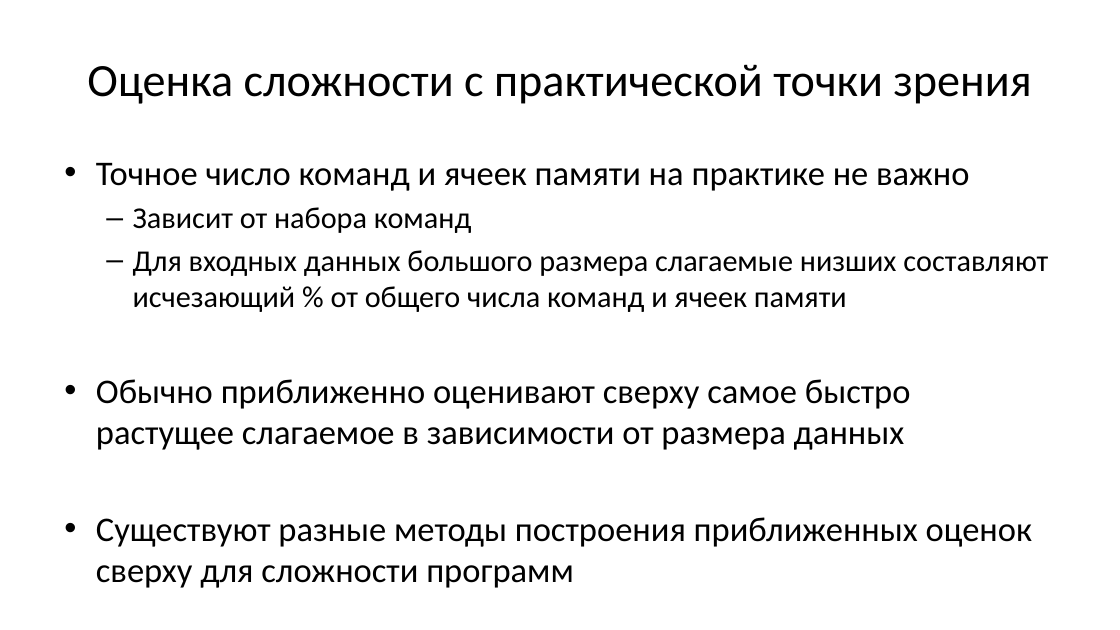
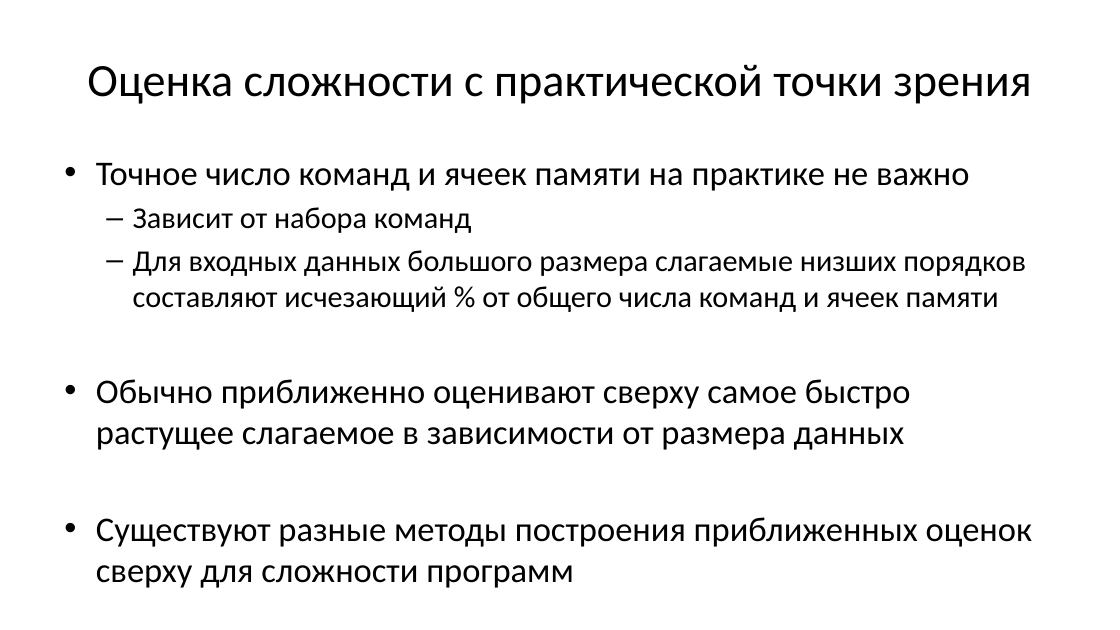
Before and after one commit to Evgueni-Petrov-aka-espetrov/Algorithms-and-Programming-in-C-pptx, a slide deck: slide 15 of 22 Оценка сложности вычислительных алгоритмов.pptx. Drawn at 1120x630 pixels with LibreOffice and Linux fonts; fonts in the diff are those of the drawing. Boxes give left, top, right and bottom in pixels: in the first picture for what was removed or moved away, otherwise in the second. Text is boxed around its words. In the diff, an @@ line names an element or a change of style, - is before the commit and + after.

```diff
--- a/22 Оценка сложности вычислительных алгоритмов.pptx
+++ b/22 Оценка сложности вычислительных алгоритмов.pptx
@@ text at (133, 250, 1026, 312): text changed @@
-  – Для входных данных большого размера слагаемые низших составляют исчезающий % от общего числа команд и ячеек памяти
+  – Для входных данных большого размера слагаемые низших порядков составляют исчезающий % от общего числа команд и ячеек памяти
```
Also in this commit, not shown: 5 other slides changed, 3 slides added, 1 slide removed.
